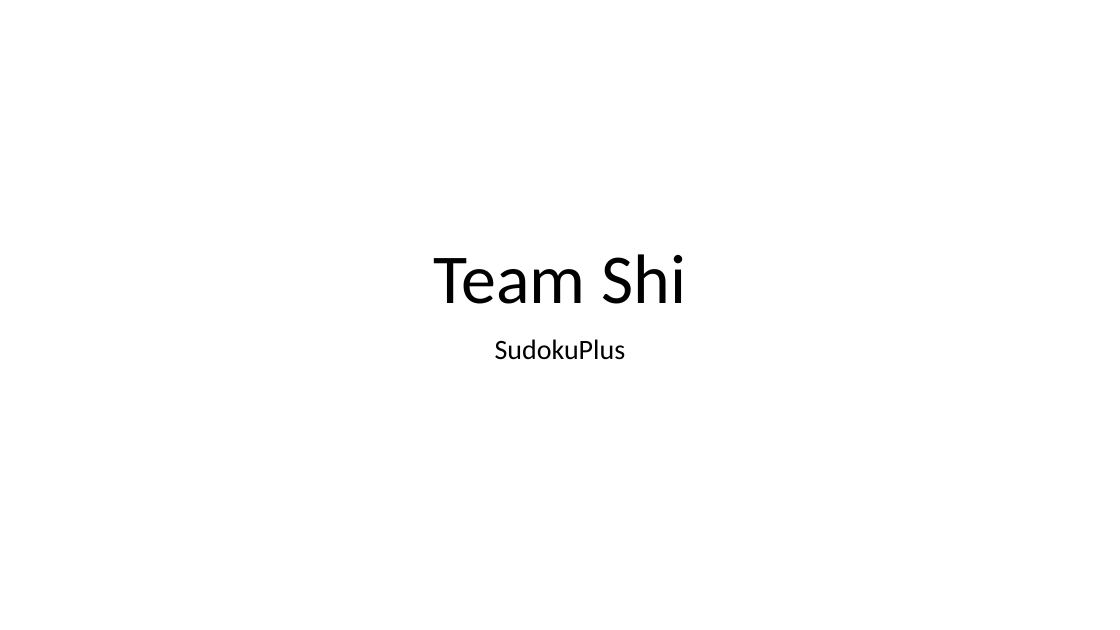
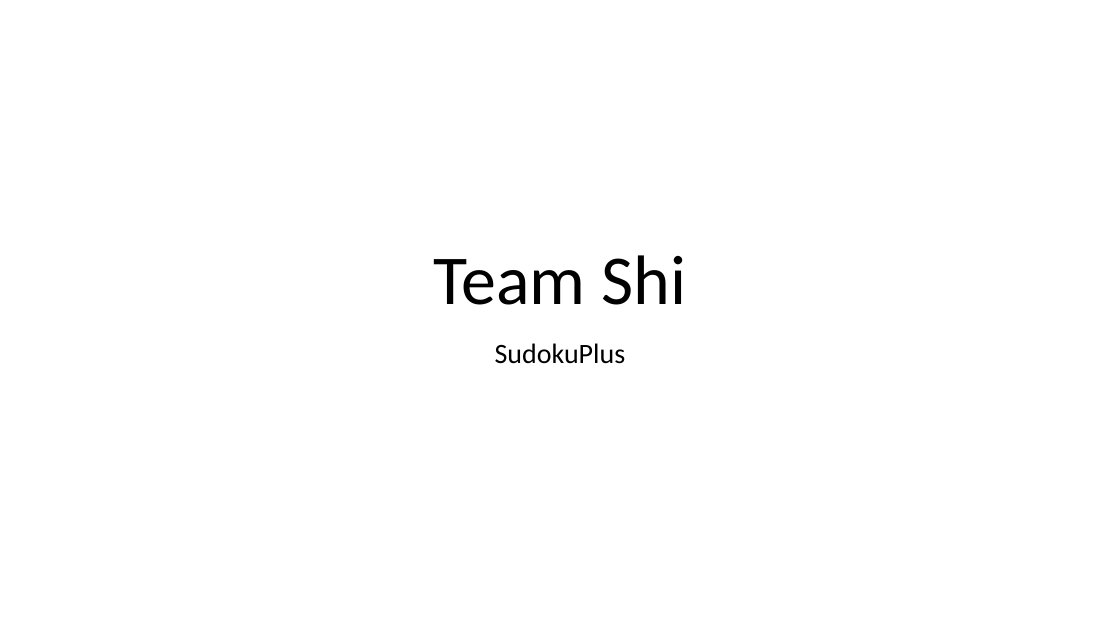
Before and after one commit to mldeanha/Team-4-Project, a slide deck: slide 1 of Project Assets/Team Shi Final Presentation.pptx. Drawn at 1120x630 pixels with LibreOffice and Linux fonts; fonts in the diff are those of the drawing. Boxes give left, top, right and bottom in pixels: in the first picture for what was removed or moved away, otherwise in the second. Text is boxed around its words. In the diff, an @@ line names an element or a change of style, - is before the commit and + after.

```diff
--- a/Project Assets/Team Shi Final Presentation.pptx
+++ b/Project Assets/Team Shi Final Presentation.pptx
@@ text "SudokuPlus" at (495, 343, 626, 364): line spacing 0.9 to 1; less space between paragraphs @@
```
Also in this commit, not shown: 11 other slides changed, 9 slides added, 1 slide removed, 1 other file.
